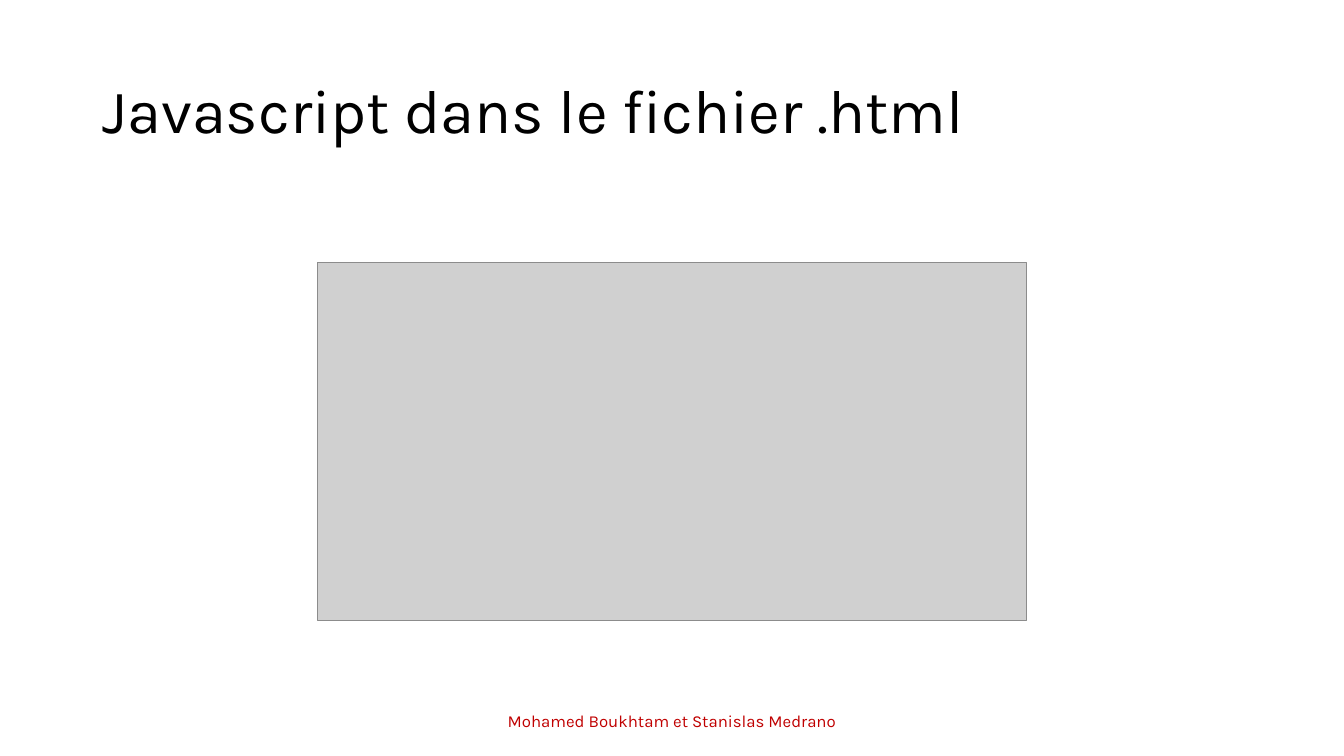
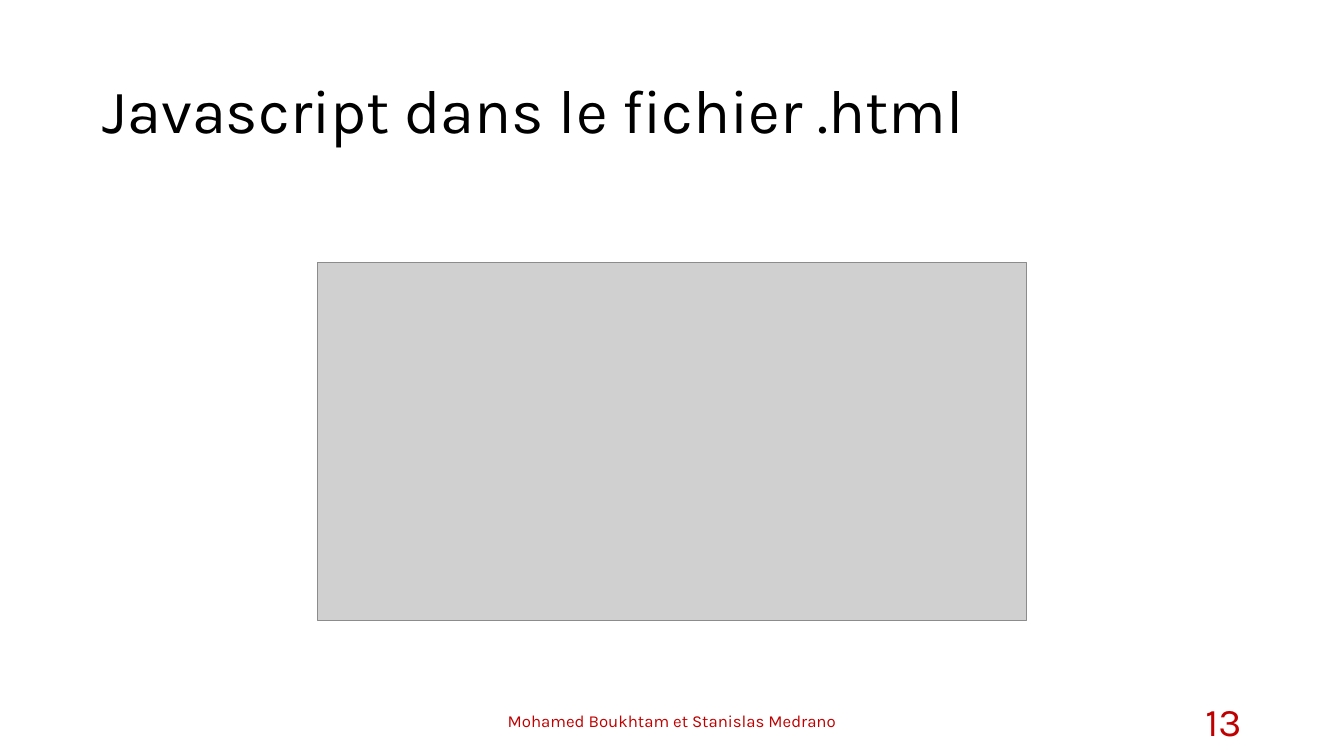
Before and after one commit to stanfrbd/stcodin, a slide deck: slide 13 of documents/Projet_Codin_StanislasMedrano_MohamedBoukhtam.pptx. Drawn at 1344x756 pixels with LibreOffice and Linux fonts; fonts in the diff are those of the drawing; grey boxes stand for pictures; background and template pictures are left out. Boxes give left, top, right and bottom in pixels: in the first picture for what was removed or moved away, otherwise in the second. Text is boxed around its words. In the diff, an @@ line names an element or a change of style, - is before the commit and + after.

```diff
--- a/documents/Projet_Codin_StanislasMedrano_MohamedBoukhtam.pptx
+++ b/documents/Projet_Codin_StanislasMedrano_MohamedBoukhtam.pptx
@@ page number added at [1205,711,1241,737], 28 pt, text #C00000 @@
+13
```
Also in this commit, not shown: 9 other slides changed, 2 slides added.
